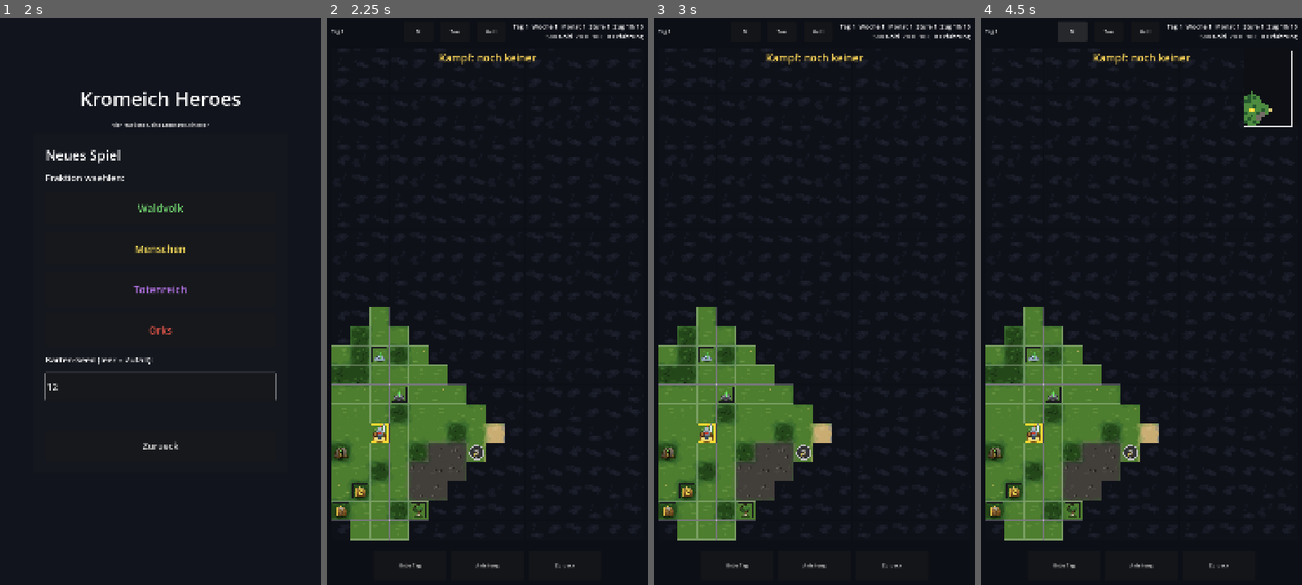
Above: before the commit, frames 1-4 (left to right).
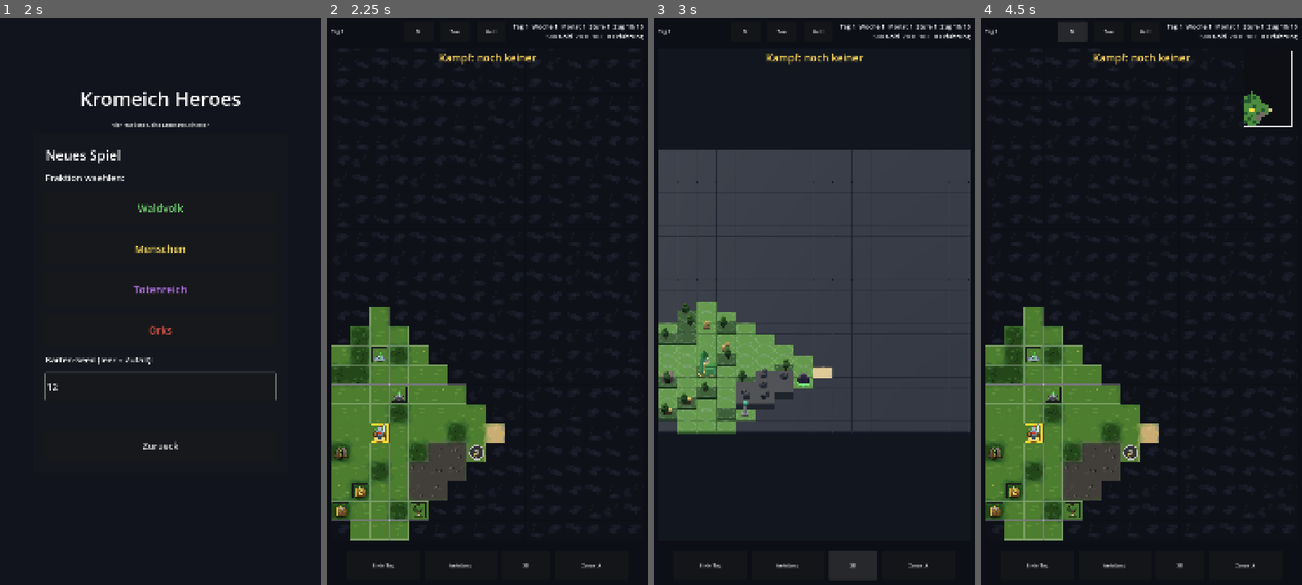
Above: after the commit, the same moments.

Repository: florianbrimmers-glitch/Kromeich-Partner
Game: Godot game, scene res://scenes/Main.tscn
Same seed, same stepped clock (60 frames per second), same inputs: the game is played once before the commit and once after it.
Inputs (mouse positions are in pixels of both pictures, inside the frame that each line leads up to):
- Up to frame 1 (2 s): click "Neues Spiel" at 0.5 s; click (160, 386) at 1.27 s; type "12" at 1.35 s
- Up to frame 2 (2.25 s): click "Waldvolk" at 2 s
- Up to frame 3 (3 s): click (853, 567) at 2.75 s, where only the run after the commit has a clickable "3D"
- Up to frame 4 (4.5 s): click (1180, 567) at 3.5 s, where only the run after the commit has a clickable "2D"; click "M" at 4.25 s

Frame 1 is identical in both runs. In frame 2, 0.2% of the frame differs, in the area x 14-86%, y 96-98%; in frame 3, 55%, in the area x 1-99%, y 23-99%; in frame 4, 0.2%.

Commit message:
It. 53b: die raeumliche Ansicht sitzt im Spielschirm
Ein Knopf unten schaltet um; die 3D-Ansicht liegt als SubViewport IN der
Kartenflaeche und teilt sich Pan, Zoom und Tap mit der 2D-Karte.

EINE WAHRHEIT UEBER DEN AUSSCHNITT. Die Kamera rechnet sich aus
_view_offset und _tile_size - denselben Zahlen, an denen Minikarte,
Pan-Riegel und _center_view_on haengen. Der Test vergleicht, welches Feld
in beiden Ansichten in der Bildmitte liegt.

EINE WAHRHEIT UEBER DEN TAP. _tile_at_pixel ist der einzige Ort, an dem
aus einem Bildpunkt ein Feld wird: in 2D eine Division, in 3D der
Strahl/Ebene-Schnitt. Zwei Kopien waeren dieselbe Falle wie die
nachgebaute Nachbarschaft im Durchspiel-Test (It. 42).

Aufgebaut wird erst beim ersten Einschalten - wer bei 2D bleibt, zahlt
weder das glb noch einen zweiten Viewport. Der Neuaufbau laeuft ueber ein
Schmutzig-Bit im _process; ohne das wuerden beim Ziehen der Karte 468
Kacheln mehrfach im selben Bild aufgestellt.

DREI BEFUNDE:

1. Der Knopf gehoerte nicht in die Kopfzeile. Dort stand er zuerst.
   test_messages meldete sofort, dass die Statuszeile von 192 auf 104 px
   schrumpft und sechs Rueckmeldungen dreizeilig werden - genau das,
   wofuer die Suite in It. 50 gebaut wurde. Jetzt sitzt er unten, wo auch
   der Daumen hinkommt.

2. "Unerforschtes gar nicht bauen" war falsch. Es klang nach der
   ehrlicheren Darstellung; der direkte Vergleich mit der 2D-Karte zeigte
   das Gegenteil. Dort liegt ueber dem GANZEN Kartenrechteck ein
   Wolkenfeld, der Spieler sieht also, wie gross die Welt ist. In 3D stand
   die erkundete Insel im Nichts. Eine Leerstelle sagt nicht "unbekannt",
   sie sagt gar nichts. Neu: t_fog.

3. Der Reichweiten-Ring bei Alpha 0.30 uebertoente die Karte - bis zu
   dreissig helle Reifen auf der erkundeten Flaeche. 0.15 meldet, ohne zu
   schreien.

Dazu eine Falle im eigenen Vorgehen: zwei Textersetzungen ohne assert
haben die Einrueckung verfehlt und still nichts getan. Was landete, war
das Beiwerk, also lief alles durch - Parser gruen, Suite gruen, Bild
plausibel. Erst das Nachzaehlen der Aufstellungen hat es gezeigt.

Das Vorschauwerkzeug speichert jetzt BEIDE Ansichten desselben Zuges und
schaltet ueber den echten Knopf um, statt die 2D-Karte von Hand
auszublenden. Alle 23 Suiten gruen.

Co-Authored-By: Claude Opus 5 <noreply@anthropic.com>
Claude-Session: https://claude.ai/code/session_01PbmYhJGHjN5Xn9n64Vbz1B

Diff:
--- a/game/scenes/WorldMap.tscn
+++ b/game/scenes/WorldMap.tscn
@@ -110,6 +110,12 @@
 custom_minimum_size = Vector2(240, 96)
 text = "Anleitung"
 
+[node name="View3DToggleBtn" type="Button" parent="BottomBar"]
+layout_mode = 2
+custom_minimum_size = Vector2(160, 96)
+text = "3D"
+tooltip_text = "Raeumliche Ansicht ein/aus"
+
 [node name="BackBtn" type="Button" parent="BottomBar"]
 layout_mode = 2
 custom_minimum_size = Vector2(240, 96)
--- a/game/scripts/ui/WorldMap3D.gd
+++ b/game/scripts/ui/WorldMap3D.gd
@@ -37,6 +37,18 @@
 # Nebel: unerforscht wird gar nicht gezeichnet, erkundet abgedunkelt.
 # Dieselben Stufen wie in der 2D-Karte (FOG_HIDDEN/EXPLORED/VISIBLE).
 const FOG_DIM := Color(0.42, 0.45, 0.52)
+# Sichtbar, aber diesen Zug nicht erreichbar. Die 2D-Karte legt dafuer ein
+# schwarzes Alpha von 0.30 ueber die Kachel; hier ist es ein Faktor auf die
+# Instanzfarbe. Erreichbar bleibt VOLL hell - genau dieser Unterschied ist
+# die Reichweiten-Anzeige, nicht der Ring.
+const OUT_OF_REACH := Color(0.62, 0.64, 0.68)
+# Der duenne Ring auf erreichbaren Feldern, wie das weisse 0.25-Rechteck
+# der 2D-Karte. Er ist die ZWEITE Aussage; ohne ihn wuerde man die Grenze
+# der Reichweite auf gleichfarbigem Gelaende nicht genau sehen.
+# Alpha 0.15, nicht 0.30: bei 0.30 lagen bis zu dreissig helle Reifen auf
+# der erkundeten Flaeche und uebertoenten das Gelaende darunter - man sah
+# die Reichweite und sonst nichts mehr.
+const REACH_RING := Color(1.0, 1.0, 1.0, 0.15)
 
 # Deko-Dichte je Gelaendeart: nicht jede Waldkachel bekommt einen Baum,
 # sonst wird die Flaeche zur Mauer und man sieht die Kachelgrenzen nicht
@@ -48,6 +60,10 @@
 # Gelaendeart -> Modellname. Reihenfolge ist MapGen.TILE_*.
 const TERRAIN_MODEL := ["t_grass", "t_forest", "t_water", "t_mountain",
 	"t_sand", "t_swamp"]
+# Unerforscht. Siehe make_fog() im Generator: eine Leerstelle sagt nicht
+# "unbekannt", sie sagt gar nichts - und die Ausdehnung der Karte war ohne
+# diese Platte nicht mehr abzulesen.
+const FOG_MODEL := "t_fog"
 # Oberkante je Gelaendeart, damit Deko und Figuren nicht in der Platte
 # stecken. Muss zu TERRAIN in tools/gen_models.py passen.
 const TERRAIN_TOP := {0: 0.0, 1: 0.10, 2: -0.22, 3: 0.40, 4: -0.02, 5: -0.08}
@@ -74,6 +90,12 @@
 		if ch is MeshInstance3D:
 			var m: Mesh = (ch as MeshInstance3D).mesh
 			_enable_instance_color(m)
+			# Die Markierungen brauchen zusaetzlich Durchsichtigkeit: der
+			# Reichweiten-Ring liegt bei Alpha 0.30 auf JEDEM erreichbaren
+			# Feld, und bei voller Deckung waeren das bis zu dreissig
+			# leuchtende Reifen - lauter als die Karte darunter.
+			if String(ch.name).begins_with("marker_"):
+				_enable_transparency(m)
 			_meshes[String(ch.name)] = m
 	src.queue_free()
 
@@ -98,6 +120,13 @@
 		var mat := m.surface_get_material(i) as StandardMaterial3D
 		if mat != null:
 			mat.vertex_color_use_as_albedo = true
+
+
+func _enable_transparency(m: Mesh) -> void:
+	for i in range(m.get_surface_count()):
+		var mat := m.surface_get_material(i) as StandardMaterial3D
+		if mat != null:
+			mat.transparency = BaseMaterial3D.TRANSPARENCY_ALPHA
 
 
 func _build_lighting() -> void:
@@ -189,6 +218,9 @@
 #   heroes      Array[{pos, active}]
 #   enemies     Array[{pos}]
 #   object_model Dictionary       kind -> Modellname
+#   reach       Array[Vector2i]   Felder in Zugreichweite; LEER heisst
+#                                 "keine Angabe" und dunkelt nichts ab -
+#                                 die Vorschauwerkzeuge liefern sie nicht
 func refresh(ctx: Dictionary) -> void:
 	if _meshes.is_empty():
 		return
@@ -200,10 +232,17 @@
 	if w <= 0 or h <= 0 or tiles.size() < w * h:
 		return
 
+	var reach: Dictionary = {}
+	for r in (ctx.get("reach", []) as Array):
+		reach[r] = true
+	var has_reach: bool = not reach.is_empty()
+
 	var by_terrain: Dictionary = {}
 	var by_deco: Dictionary = {}
+	var rings: Array = []
 	for name in TERRAIN_MODEL:
 		by_terrain[name] = []
+	by_terrain[FOG_MODEL] = []
 	for name in DECO_MODEL.values():
 		by_deco[name] = []
 
@@ -211,16 +250,35 @@
 		for x in range(w):
 			var i: int = y * w + x
 			var f: int = int(fog[i]) if i < fog.size() else 2
-			# Unerforscht wird GAR NICHT gebaut. Das spart nicht nur
-			# Zeichenaufrufe, es ist auch die ehrlichere Darstellung: eine
-			# abgedunkelte Kachel verraet noch ihre Gelaendeart.
+			# Unerforscht bekommt eine neutrale Platte: sie verraet die
+			# Gelaendeart nicht, zeigt aber, dass dort ueberhaupt Karte
+			# ist. Der erste Entwurf hat hier gar nichts gebaut - siehe
+			# make_fog() im Generator.
 			if f == 0:
+				(by_terrain[FOG_MODEL] as Array).append({
+					"pos": Vector3(float(x) * TILE, 0.0, float(y) * TILE),
+					"color": Color.WHITE,
+				})
 				continue
 			var t: int = int(tiles[i])
 			if t < 0 or t >= TERRAIN_MODEL.size():
 				continue
-			var col: Color = Color.WHITE if f == 2 else FOG_DIM
+			var cell := Vector2i(x, y)
+			var in_reach: bool = has_reach and reach.has(cell)
+			# Drei Helligkeiten, dieselbe Aussage wie in 2D: erkundet aber
+			# nicht einsehbar (FOG_DIM), einsehbar aber diesen Zug nicht
+			# erreichbar (OUT_OF_REACH), erreichbar (voll).
+			var col: Color = Color.WHITE
+			if f != 2:
+				col = FOG_DIM
+			elif has_reach and not in_reach:
+				col = OUT_OF_REACH
 			var top: float = float(TERRAIN_TOP.get(t, 0.0))
+			if in_reach:
+				rings.append({
+					"pos": Vector3(float(x) * TILE, top, float(y) * TILE),
+					"color": REACH_RING,
+				})
 			(by_terrain[TERRAIN_MODEL[t]] as Array).append({
 				"pos": Vector3(float(x) * TILE, 0.0, float(y) * TILE),
 				"color": col,
@@ -242,7 +300,11 @@
 	for name in by_deco.keys():
 		_fill(String(name), by_deco[name])
 
-	_place_things(ctx, tiles, fog, w)
+	# Die Reichweiten-Ringe gehen in DENSELBEN Topf wie die Besitzer-Ringe:
+	# ein Modell, ein MultiMesh. Zwei Toepfe waeren zwei Zeichenaufrufe fuer
+	# dieselbe Scheibe, und der zweite wuerde beim naechsten Durchlauf
+	# vergessen zu leeren.
+	_place_things(ctx, tiles, fog, w, rings)
 	_built = true
 
 
@@ -258,8 +320,11 @@
 # liegt als flache Scheibe (Monster: Bedrohung) oder als Ring (Stadt,
 # Held) darunter. Das ist dieselbe Sprache wie auf der 2D-Karte, wo der
 # Ring um das Feld die Farbe traegt und nicht das Sinnbild.
-func _place_things(ctx: Dictionary, tiles: Array, fog: Array, w: int) -> void:
+func _place_things(ctx: Dictionary, tiles: Array, fog: Array, w: int,
+		rings: Array) -> void:
 	var per_model: Dictionary = {}
+	if not rings.is_empty():
+		per_model["marker_ring"] = rings
 	# `col` faerbt das Modell (weiss = wie gebaut, FOG_DIM im Nebel),
 	# `mark` ist die Farbe der Scheibe/des Rings darunter - oder leer.
 	var add := func(model: String, cell: Vector2i, mark: String,
--- a/game/scripts/ui/WorldMapScreen.gd
+++ b/game/scripts/ui/WorldMapScreen.gd
@@ -363,6 +363,12 @@
 @export var minimap_toggle_path: NodePath  = ^"TopBar/MinimapToggleBtn"
 @export var sound_toggle_path: NodePath    = ^"TopBar/SoundToggleBtn"
 @export var hero_button_path: NodePath     = ^"TopBar/HeroBtn"
+# UNTEN, nicht in der Kopfzeile. Dort stand er zuerst - und die Suite
+# test_messages hat sofort gemeldet, dass die Statuszeile damit von 192 auf
+# 104 px schrumpft und jede zweite Rueckmeldung dreizeilig wird. Die
+# Kopfzeile hat keinen Platz mehr; unten ist er ausserdem mit dem Daumen
+# besser zu erreichen.
+@export var view3d_toggle_path: NodePath   = ^"BottomBar/View3DToggleBtn"
 
 var _map: Dictionary
 
@@ -400,6 +406,18 @@
 var _costs: Dictionary = {}
 var _tile_size: float = 64.0
 var _map_area: Control
+
+# Raeumliche Ansicht (It. 53). ZWEITE ANSICHT, KEIN ERSATZ: sie sitzt als
+# SubViewport IN der Kartenflaeche, teilt sich Pan, Zoom und Tap mit der
+# 2D-Karte und liest dasselbe Modell ueber _map3d_ctx(). Ist sie aus,
+# kostet sie nichts - der Aufbau passiert erst beim ersten Einschalten.
+var _map3d = null
+var _map3d_vp: SubViewport = null
+var _map3d_on: bool = false
+# Der Aufbau wird nicht sofort erledigt, sondern EINMAL pro Bild. Beim
+# Ziehen der Karte feuert _request_redraw je Mausbewegung; ohne diesen
+# Riegel wuerden 468 Kacheln mehrfach im selben Bild neu aufgestellt.
+var _map3d_dirty: bool = false
 # Minimap: vollstaendig sichtbare Uebersichtskarte oben rechts. Zeichnet
 # pro Kachel ein Farb-Pixel, das aktuelle Viewport-Rechteck und
 # Helden-Positionen. Tap springt zum entsprechenden Feld.
@@ -522,6 +540,11 @@
 			snd_toggle.pressed.connect(_toggle_sound)
 		else:
 			snd_toggle.visible = false
+	# Umschalter 2D/3D (It. 53). Wie beim Ton-Knopf: fehlt er in der Szene,
+	# bleibt alles beim Alten, statt beim Laden zu scheitern.
+	var v3d_btn := get_node_or_null(view3d_toggle_path) as Button
+	if v3d_btn != null:
+		v3d_btn.pressed.connect(_toggle_view3d)
 	# Heldenblatt (It. 29). get_node_or_null, damit eine aeltere Szene ohne
 	# den Knopf weiter laedt - dasselbe Muster wie beim Ton-Knopf.
 	var hero_btn := get_node_or_null(hero_button_path) as Button
@@ -1462,6 +1485,11 @@
 
 
 func _draw_map() -> void:
+	# Bei aktiver 3D-Ansicht wird die 2D-Karte NICHT gezeichnet. Sie laege
+	# sonst deckend darueber, und weil beide dasselbe Modell zeigen, waere
+	# nicht einmal zu sehen, dass zwei Ansichten uebereinanderliegen.
+	if _map3d_on:
+		return
 	var tiles: Array = _map["tiles"]
 	var origin := _map_origin()
 	# Kampf-Prognose-Werte einmal vor den Schleifen, damit Staedte UND
@@ -1966,6 +1994,9 @@
 		_map_area.queue_redraw()
 	if _minimap != null:
 		_minimap.queue_redraw()
+	# Ein Trichter fuer beide Ansichten: was die 2D-Karte neu zeichnen
+	# laesst, aendert auch die raeumliche.
+	_map3d_dirty = true
 
 
 func _toggle_sound() -> void:
@@ -1974,6 +2005,71 @@
 	if btn != null:
 		btn.text = "Ton" if on else "Stumm"
 	_set_status("Geraeusche %s" % ("an" if on else "aus"))
+
+
+# --- Raeumliche Ansicht (It. 53) ------------------------------------------
+
+func _toggle_view3d() -> void:
+	_map3d_on = not _map3d_on
+	if _map3d_on and _map3d == null:
+		_build_map3d()
+	if _map3d_vp != null:
+		(_map3d_vp.get_parent() as Control).visible = _map3d_on
+	var btn := get_node_or_null(view3d_toggle_path) as Button
+	if btn != null:
+		btn.text = "2D" if _map3d_on else "3D"
+	_map3d_dirty = true
+	_request_redraw()
+
+
+# Erst beim ersten Einschalten. Wer bei der 2D-Karte bleibt, zahlt weder
+# das glb noch einen zweiten Viewport.
+func _build_map3d() -> void:
+	if _map_area == null:
+		return
+	var cont := SubViewportContainer.new()
+	cont.stretch = true
+	cont.set_anchors_preset(Control.PRESET_FULL_RECT)
+	# DER TAP GEHOERT WEITER DER KARTENFLAECHE. Faengt der Container die
+	# Eingabe ab, laufen Ziehen und Antippen ins Leere - und zwar still,
+	# weil beides gueltige Nichtstuer sind.
+	cont.mouse_filter = Control.MOUSE_FILTER_IGNORE
+	_map_area.add_child(cont)
+	_map3d_vp = SubViewport.new()
+	_map3d_vp.transparent_bg = false
+	_map3d_vp.render_target_update_mode = SubViewport.UPDATE_ALWAYS
+	cont.add_child(_map3d_vp)
+	_map3d = preload("res://scripts/ui/WorldMap3D.gd").new()
+	_map3d_vp.add_child(_map3d)
+
+
+func _process(_delta: float) -> void:
+	if _map3d_dirty:
+		_map3d_dirty = false
+		_map3d_apply()
+
+
+func _map3d_apply() -> void:
+	if not _map3d_on or _map3d == null or _map.is_empty():
+		return
+	_map3d.refresh(_map3d_ctx())
+	_map3d_camera()
+
+
+# Derselbe Ausschnitt wie in 2D, aus DENSELBEN Zahlen gerechnet. Eine
+# eigene Kameraposition waere eine zweite Wahrheit ueber den Bildausschnitt
+# - die Minikarte, der Pan-Riegel und die Zentrierung auf einen Helden
+# beziehen sich alle auf _view_offset.
+func _map3d_camera() -> void:
+	if _map3d == null or _map_area == null or _tile_size <= 0.0:
+		return
+	var area: Vector2 = _map_area.size
+	# Kachel im Bildmittelpunkt. In 2D belegt Feld (x,y) die Pixel
+	# [x*ts, (x+1)*ts), seine Mitte liegt also bei (x+0.5)*ts; in 3D sitzt
+	# dieselbe Kachel bei (x, y). Daher die halbe Kachel Versatz.
+	var center: Vector2 = (area * 0.5 - _view_offset) / _tile_size \
+		- Vector2(0.5, 0.5)
+	_map3d.look_at_map(center, area.x / _tile_size)
 
 
 func _toggle_minimap() -> void:
@@ -2159,20 +2255,34 @@
 	return false
 
 
+# EIN Ort fuer "welches Feld liegt unter diesem Bildpunkt". In 3D kann das
+# keine Division sein: die Kamera steht schraeg, also wird ihr Strahl mit
+# der Ebene y = 0 geschnitten (WorldMap3D.tile_at). Stuende die Umrechnung
+# zweimal im Code, liefe sie beim naechsten Umbau auseinander - dieselbe
+# Falle wie die nachgebaute Nachbarschaft im Durchspiel-Test (It. 42).
+func _tile_at_pixel(pos: Vector2) -> Vector2i:
+	var t: Vector2i
+	if _map3d_on and _map3d != null:
+		t = _map3d.tile_at(pos, _map_area.size)
+	else:
+		var local: Vector2 = pos - _map_origin()
+		t = Vector2i(int(floor(local.x / _tile_size)),
+			int(floor(local.y / _tile_size)))
+	if t.x < 0 or t.x >= MAP_WIDTH or t.y < 0 or t.y >= MAP_HEIGHT:
+		_set_status("Tap ausserhalb (%d,%d)" % [t.x, t.y])
+		return Vector2i(-1, -1)
+	return t
+
+
 func _handle_tap(pos: Vector2) -> void:
 	if _modal_open():
 		return
-	var origin := _map_origin()
-	var local := pos - origin
 	if _tile_size <= 0.0:
 		_set_status("Tap ignoriert: tile_size=0")
 		return
-	var tx := int(local.x / _tile_size)
-	var ty := int(local.y / _tile_size)
-	if tx < 0 or tx >= MAP_WIDTH or ty < 0 or ty >= MAP_HEIGHT:
-		_set_status("Tap ausserhalb (%d,%d)" % [tx, ty])
-		return
-	var target := Vector2i(tx, ty)
+	var target := _tile_at_pixel(pos)
+	if target.x < 0:
+		return
 
 	# Tap auf einen ANDEREN eigenen Helden: umschalten statt hinlaufen
 	# (M13a). Steht dort der aktive Held selbst, faellt der Tap durch - er
@@ -2209,16 +2319,16 @@
 			return
 		# Reachable: Laufen lassen, nicht aufschnappen.
 	if target == _hero.position:
-		_set_status("Tap auf Held (%d,%d)" % [tx, ty])
+		_set_status("Tap auf Held (%d,%d)" % [target.x, target.y])
 		return
 	if not _costs.has(target):
 		if target_city_idx >= 0:
 			var fid0: int = int(_cities[target_city_idx]["faction"])
-			_set_status("Stadt %s (%d,%d)" % [FACTION_NAMES[fid0], tx, ty])
+			_set_status("Stadt %s (%d,%d)" % [FACTION_NAMES[fid0], target.x, target.y])
 		else:
 			var tiles: Array = _map["tiles"]
-			var tt: int = int(tiles[ty * MAP_WIDTH + tx])
-			_set_status("Tap %s (%d,%d)" % [_terrain_name(tt), tx, ty])
+			var tt: int = int(tiles[target.y * MAP_WIDTH + target.x])
+			_set_status("Tap %s (%d,%d)" % [_terrain_name(tt), target.x, target.y])
 		return
 	var cost: int = int(_costs[target])
 	if cost > _hero.mp:
@@ -2335,7 +2445,7 @@
 		var fid2: int = int(_cities[target_city_idx]["faction"])
 		_set_status("Stadt %s (%d Punkte)" % [FACTION_NAMES[fid2], cost])
 	else:
-		_set_status("Zug -> (%d,%d) fuer %d Punkte" % [tx, ty, cost])
+		_set_status("Zug -> (%d,%d) fuer %d Punkte" % [target.x, target.y, cost])
 
 
 func _city_at(p: Vector2i) -> int:
@@ -3981,6 +4091,18 @@
 		if fi >= 0 and fi < _fog_player.size() and int(_fog_player[fi]) == FOG_VISIBLE:
 			enemies_out.append({"pos": ep,
 				"color": _ai_ring_color(int((e as Dictionary)["owner_id"]))})
+	# Reichweite: dieselbe Bedingung, nach der die 2D-Karte eine Kachel
+	# hell laesst (_costs <= mp und sichtbar).
+	var reach_out: Array = []
+	if _hero != null:
+		for k in _costs.keys():
+			var kk: Vector2i = k as Vector2i
+			# > 0 laesst das Feld des Helden aus - er steht darauf, ein Ring
+			# darunter waere nur ein zweiter Ring um dieselbe Figur. Die
+			# 2D-Karte macht es ueber `key != _hero.position` genauso.
+			if int(_costs[kk]) > 0 and int(_costs[kk]) <= _hero.mp \
+					and _fog_get(_fog_player, kk) == FOG_VISIBLE:
+				reach_out.append(kk)
 	return {
 		"tiles": _map["tiles"],
 		"width": MAP_WIDTH,
@@ -3994,6 +4116,7 @@
 		"enemies": enemies_out,
 		"faction_dirs": UnitArt.FACTION_DIRS,
 		"object_model": MAP3D_OBJECT_MODEL,
+		"reach": reach_out,
 	}
 
 
--- a/game/tools/preview_world3d.gd
+++ b/game/tools/preview_world3d.gd
@@ -2,8 +2,8 @@
 
 # Vollvorschau der RAEUMLICHEN Weltkarte in Geraetegroesse (It. 53).
 #
-#   xvfb-run -a godot --path game/ --resolution 720x1280 \
-#       --script tools/preview_world3d.gd
+#   xvfb-run -a -s "-screen 0 720x1280x24" godot --path game/ \
+#       --resolution 720x1280 --script tools/preview_world3d.gd
 #
 # ACHTUNG, ANDERS ALS ALLE ANDEREN VORSCHAU-WERKZEUGE: dieses hier braucht
 # einen echten Grafikkontext. Die 2D-Vorschauen setzen ihr Bild
@@ -13,11 +13,11 @@
 # Mesas Software-OpenGL - langsam, aber es zeigt genau das, was auf dem
 # Geraet zu sehen waere.
 #
-# Es nimmt eine ECHTE Karte aus _start(seed) und den Kontext, den die
-# Ansicht auch im Spiel bekommt (_map3d_ctx). Ein Werkzeug mit eigenen
-# Zahlen wuerde sich selbst bestaetigen - die Lehre aus It. 36/37.
-
-const Map3D := preload("res://scripts/ui/WorldMap3D.gd")
+# Es nimmt eine ECHTE Karte aus _start(seed) und schaltet die Ansicht mit
+# DEM KNOPF um, den auch der Spieler drueckt. Der erste Entwurf hat die
+# 2D-Karte von Hand ausgeblendet und eine eigene WorldMap3D danebengestellt
+# - damit haette er die Einbettung (SubViewport, Kamera aus _view_offset,
+# Tap ueber den Strahl) gar nicht geprueft, sondern nur die Modelle.
 
 const SEEDS := [4711, 90210]
 
@@ -31,53 +31,42 @@
 		wm.call("_start", sd, 1)
 		await process_frame
 
-		# Die 2D-Karte UND den deckenden Hintergrund ausblenden: beide
-		# liegen als Control ueber der 3D-Welt. Im Spiel sitzt die
-		# raeumliche Ansicht spaeter in einem SubViewport INNERHALB der
-		# Kartenflaeche, dort stellt sich die Frage nicht.
-		var area: Control = wm.get("_map_area")
-		if area != null:
-			area.visible = false
-		var bg := wm.get_node_or_null(^"Background") as Control
-		if bg != null:
-			bg.visible = false
+		# ZUERST die 2D-Karte mit demselben Ausschnitt speichern. Der
+		# Vergleich ist der eigentliche Zweck: beide Ansichten muessen
+		# denselben Kartenausschnitt zeigen, sonst springt das Bild beim
+		# Umschalten. Die Kamera rechnet sich aus _view_offset und
+		# _tile_size - stimmt der Ausschnitt nicht, ist genau diese
+		# Umrechnung falsch.
+		var h0 = wm.call("get", "_hero")
+		if h0 != null:
+			wm.call("_center_view_on", h0.position)
+		for i in range(3):
+			await process_frame
+		var err2: int = root.get_texture().get_image().save_png(
+			"user://world2d-%d.png" % sd)
 
-		var view := Map3D.new()
-		root.add_child(view)
-		await process_frame
+		wm.call("_toggle_view3d")
+		# Auf den HELDEN schauen, nicht auf die Kartenmitte: zu Spielbeginn
+		# liegt fast alles im Nebel, und die Mitte ist schwarz. Das geht
+		# ueber dieselbe Zentrierung, die auch ein Tap auf die Minikarte
+		# ausloest - die Kamera folgt daraus.
+		var h = wm.call("get", "_hero")
+		if h != null:
+			wm.call("_center_view_on", h.position)
+		for i in range(6):
+			await process_frame
 
-		var ctx: Dictionary = wm.call("_map3d_ctx")
-		print("  Modelle geladen: ", view._meshes.size())
-		view.refresh(ctx)
+		var img: Image = root.get_texture().get_image()
+		var path: String = "user://world3d-%d.png" % sd
+		var err: int = img.save_png(path)
+		var view = wm.get("_map3d")
 		var total := 0
 		for k in view._multi.keys():
 			total += (view._multi[k] as MultiMeshInstance3D).multimesh.instance_count
-		print("  MultiMesh-Gruppen: ", view._multi.size(), " Aufstellungen: ", total)
-		# Auf die Kartenmitte schauen, ganze Breite im Bild.
-		var w: int = int(ctx["width"])
-		var h: int = int(ctx["height"])
-		# Auf den HELDEN schauen, nicht auf die Kartenmitte: zu Spielbeginn
-		# liegt fast alles im Nebel, und die Mitte ist schwarz.
-		var focus := Vector2(float(w) * 0.5, float(h) * 0.5)
-		var hs: Array = ctx["heroes"] as Array
-		if not hs.is_empty():
-			var hp: Vector2i = (hs[0] as Dictionary)["pos"]
-			focus = Vector2(float(hp.x), float(hp.y))
-		view.look_at_map(focus, 9.0)
+		print("Seed %d: %d Aufstellungen in %d Gruppen -> %s (err=%d, 2D-Vergleich err=%d)"
+			% [sd, total, view._multi.size(),
+				ProjectSettings.globalize_path(path), err, err2])
 
-		print("  Kamera: ", view._cam.position, " ", view._cam.rotation_degrees,
-			" size=", view._cam.size, " current=", view._cam.current)
-		for i in range(4):
-			await process_frame
-		var img: Image = root.get_texture().get_image()
-		var path: String = "user://world3d-%d.png" % sd
-		var err: int = img.save_png(path)
-		print("Seed %d: %d Kacheln, %d Staedte, %d Objekte, %d Monster -> %s (err=%d)"
-			% [sd, (ctx["tiles"] as Array).size(), (ctx["cities"] as Array).size(),
-				(ctx["objects"] as Array).size(), (ctx["monsters"] as Array).size(),
-				ProjectSettings.globalize_path(path), err])
-
-		view.queue_free()
 		wm.queue_free()
 		await process_frame
 	quit(0)
--- a/game/tools/test_world3d.gd
+++ b/game/tools/test_world3d.gd
@@ -41,6 +41,7 @@
 	await _test_instance_colors_enabled()
 	await _test_fog_hides_tiles()
 	await _test_tile_at_roundtrip()
+	await _test_screen_integration()
 
 	var missing: Array = []
 	for m in get_method_list():
@@ -77,6 +78,7 @@
 	for f in UnitArt.FACTION_DIRS:
 		want.append("city_" + String(f))
 	want.append_array(["hero", "monster", "marker_disc", "marker_ring"])
+	want.append(Map3D.FOG_MODEL)
 	var missing: Array = []
 	for n in want:
 		if not _view._meshes.has(String(n)):
@@ -151,14 +153,20 @@
 				seen += 1
 	_view.refresh(_ctx(tiles, w, h, fog))
 	_check(_terrain_instances() == seen,
-		"%d von %d Kacheln gebaut" % [_terrain_instances(), w * h])
-
-	# Alles sichtbar: dann sind es alle.
+		"%d von %d Kacheln zeigen ihr Gelaende" % [_terrain_instances(), w * h])
+	# Der Rest bekommt die neutrale Nebelplatte. Kein Feld faellt weg: die
+	# Ausdehnung der Karte muss ablesbar bleiben (siehe make_fog).
+	_check(_fog_instances() == w * h - seen,
+		"%d unerforschte Felder als Nebelplatte" % _fog_instances())
+
+	# Alles sichtbar: dann zeigen alle ihr Gelaende und keine Platte bleibt.
 	for i in range(fog.size()):
 		fog[i] = 2
 	_view.refresh(_ctx(tiles, w, h, fog))
 	_check(_terrain_instances() == w * h,
 		"ohne Nebel alle %d Kacheln gebaut (%d)" % [w * h, _terrain_instances()])
+	_check(_fog_instances() == 0,
+		"ohne Nebel keine Nebelplatte uebrig (%d)" % _fog_instances())
 	_done.append("_test_fog_hides_tiles")
 
 
@@ -182,12 +190,86 @@
 	_done.append("_test_tile_at_roundtrip")
 
 
+# Der Umschalter, die Kamera und der Tap AM ECHTEN SCHIRM. Ohne diesen
+# Test wuerde die Suite nur die Ansicht fuer sich pruefen - genau der
+# Fehler, den die Vorschau-Werkzeuge in It. 36/37 gemacht haben.
+func _test_screen_integration() -> void:
+	print("== Einbettung in den Weltkarten-Schirm ==")
+	var scene := load("res://scenes/WorldMap.tscn") as PackedScene
+	var wm = scene.instantiate()
+	root.add_child(wm)
+	await process_frame
+	wm.call("_start", 4711, 1)
+	await process_frame
+
+	_check(not bool(wm.get("_map3d_on")), "startet in der 2D-Ansicht")
+	_check(wm.get("_map3d") == null, "die 3D-Ansicht wird erst beim Einschalten gebaut")
+
+	wm.call("_toggle_view3d")
+	await process_frame
+	await process_frame
+	_check(bool(wm.get("_map3d_on")), "Umschalter aktiviert die 3D-Ansicht")
+	_check(wm.get("_map3d") != null, "die 3D-Ansicht existiert nach dem Einschalten")
+	var btn := wm.get_node_or_null(wm.get("view3d_toggle_path")) as Button
+	_check(btn != null and btn.text == "2D",
+		"der Knopf bietet jetzt den Rueckweg an (%s)"
+			% ("fehlt" if btn == null else btn.text))
+
+	# DER AUSSCHNITT MUSS DERSELBE SEIN. Springt das Bild beim Umschalten,
+	# ist die Umrechnung aus _view_offset/_tile_size falsch - und weil
+	# beide Ansichten dieselbe Karte zeigen, faellt genau das im Bild am
+	# schwersten auf.
+	var area: Control = wm.get("_map_area")
+	var view = wm.get("_map3d")
+	var ts: float = float(wm.get("_tile_size"))
+	var off: Vector2 = wm.get("_view_offset")
+	var mid: Vector2 = area.size * 0.5
+	var mid2d := Vector2i(int(floor((mid.x - off.x) / ts)),
+		int(floor((mid.y - off.y) / ts)))
+	var mid3d: Vector2i = view.tile_at(mid, area.size)
+	_check(mid2d == mid3d,
+		"Bildmitte zeigt in beiden Ansichten dasselbe Feld (2D %s, 3D %s)"
+			% [str(mid2d), str(mid3d)])
+
+	# Der Tap laeuft ueber _tile_at_pixel und muss in 3D denselben Weg
+	# nehmen wie die Kamera - hin und zurueck ueber die echte Funktion.
+	var bad: Array = []
+	for d in [Vector2(0, 0), Vector2(120, 90), Vector2(-140, 60),
+			Vector2(200, -110), Vector2(-90, -140)]:
+		var p: Vector2 = mid + d
+		var cell: Vector2i = view.tile_at(p, area.size)
+		if cell.x < 0 or cell.x >= 18 or cell.y < 0 or cell.y >= 26:
+			continue
+		var got: Vector2i = wm.call("_tile_at_pixel", p)
+		if got != cell:
+			bad.append("%s: Kamera %s, Tap %s" % [str(p), str(cell), str(got)])
+	_check(bad.is_empty(), "_tile_at_pixel folgt in 3D der Kamera (%s)" % str(bad))
+
+	# Und zurueck: die 2D-Karte muss wieder zeichnen.
+	wm.call("_toggle_view3d")
+	await process_frame
+	_check(not bool(wm.get("_map3d_on")), "Umschalter fuehrt zurueck nach 2D")
+	var back: Vector2i = wm.call("_tile_at_pixel", mid)
+	_check(back == mid2d, "nach dem Zurueckschalten wieder die Pixel-Rechnung (%s)"
+		% str(back))
+
+	wm.queue_free()
+	await process_frame
+	_done.append("_test_screen_integration")
+
+
 func _terrain_instances() -> int:
 	var n := 0
 	for name in _view._multi.keys():
-		if String(name).begins_with("t_"):
+		# t_fog ist KEIN Gelaende - es ist das Gegenteil davon.
+		if String(name).begins_with("t_") and String(name) != Map3D.FOG_MODEL:
 			n += (_view._multi[name] as MultiMeshInstance3D).multimesh.instance_count
 	return n
+
+
+func _fog_instances() -> int:
+	var mmi = _view._multi.get(Map3D.FOG_MODEL)
+	return 0 if mmi == null else (mmi as MultiMeshInstance3D).multimesh.instance_count
 
 
 func _ctx(tiles: Array, w: int, h: int, fog: Array) -> Dictionary:
Binary file changed: game/assets/models/world.glb
Not shown, changed: game/CLAUDE.md
Not shown, changed: game/tools/gen_models.py
